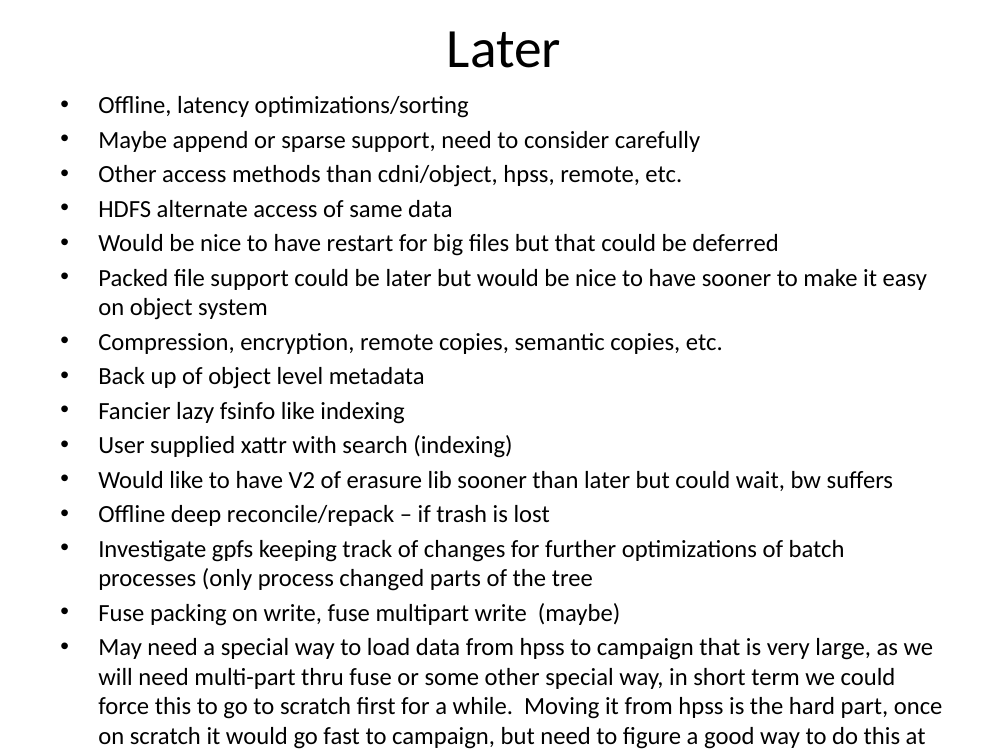
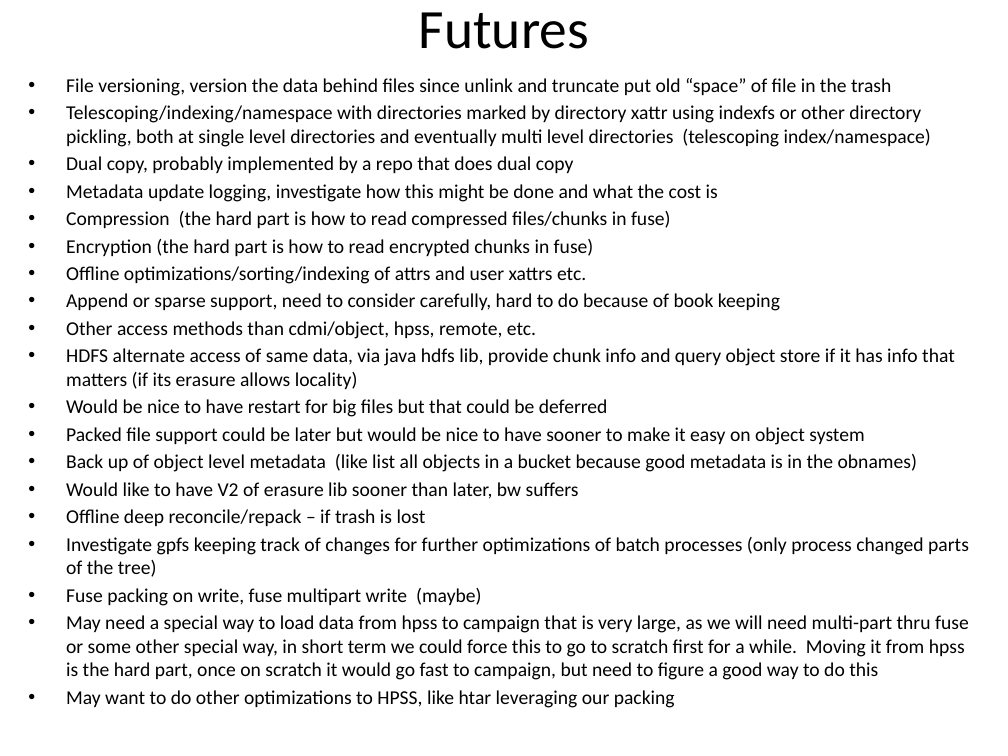
Before and after one commit to mar-file-system/marfs, a slide deck: slide 19 of Documentation/MarFS.pptx (slide 14 before the commit). Drawn at 1008x756 pixels with LibreOffice and Linux fonts; fonts in the diff are those of the drawing. Boxes give left, top, right and bottom in pixels: in the first picture for what was removed or moved away, otherwise in the second. Text is boxed around its words. In the diff, an @@ line names an element or a change of style, - is before the commit and + after.

```diff
--- a/Documentation/MarFS.pptx
+++ b/Documentation/MarFS.pptx
@@ title at (419, 12, 589, 49): text changed @@
-Later
+Futures
@@ text "File versioning, version the data ...": place and size @@
-text "File versioning, version the data ..." at (98, 96, 943, 749)
+text "File versioning, version the data ..." at (66, 78, 969, 708)
@@ text at (66, 78, 955, 389): text changed; size 17.6 to 14 pt @@
-• Offline, latency optimizations/sorting
-• Maybe append or sparse support, need to consider carefully
-• Other access methods than cdni/object, hpss, remote, etc.
-• HDFS alternate access of same data
+• File versioning, version the data behind files since unlink and truncate put old “space” of file in the trash
+• Telescoping/indexing/namespace with directories marked by directory xattr using indexfs or other directory pickling, both at single level directories and eventually multi level directories (telescoping index/namespace)
+• Dual copy, probably implemented by a repo that does dual copy
+• Metadata update logging, investigate how this might be done and what the cost is
+• Compression (the hard part is how to read compressed files/chunks in fuse)
+• Encryption (the hard part is how to read encrypted chunks in fuse)
+• Offline optimizations/sorting/indexing of attrs and user xattrs etc.
+• Append or sparse support, need to consider carefully, hard to do because of book keeping
+• Other access methods than cdmi/object, hpss, remote, etc.
+• HDFS alternate access of same data, via java hdfs lib, provide chunk info and query object store if it has info that matters (if its erasure allows locality)
@@ text at (66, 399, 864, 708): size 17.6 to 14 pt in "Would be nice to have restart for ...", "Packed file support could be later but ...", "Offline deep reconcile/repack – if trash is ...", "Fuse packing on write, fuse multipart write ..." and 1 more places @@
@@ text at (66, 454, 917, 499): text changed; size 17.6 to 14 pt @@
-• Compression, encryption, remote copies, semantic copies, etc.
-• Back up of object level metadata
-• Fancier lazy fsinfo like indexing
-• User supplied xattr with search (indexing)
-• Would like to have V2 of erasure lib sooner than later but could wait, bw suffers
+• Back up of object level metadata (like list all objects in a bucket because good metadata is in the obnames)
+• Would like to have V2 of erasure lib sooner than later, bw suffers
@@ text at (66, 537, 969, 577): text changed; size 17.6 to 14 pt @@
-• Investigate gpfs keeping track of changes for further optimizations of batch processes (only process changed parts of the tree
+• Investigate gpfs keeping track of changes for further optimizations of batch processes (only process changed parts of the tree)
@@ text at (66, 615, 969, 680): text changed; size 17.6 to 14 pt @@
-• May need a special way to load data from hpss to campaign that is very large, as we will need multi-part thru fuse or some other special way, in short term we could force this to go to scratch first for a while. Moving it from hpss is the hard part, once on scratch it would go fast to campaign, but need to figure a good way to do this at some point
+• May need a special way to load data from hpss to campaign that is very large, as we will need multi-part thru fuse or some other special way, in short term we could force this to go to scratch first for a while. Moving it from hpss is the hard part, once on scratch it would go fast to campaign, but need to figure a good way to do this
```
Also in this commit, not shown: 12 other slides changed, 8 slides added, 2 slides removed, 2 other files.
